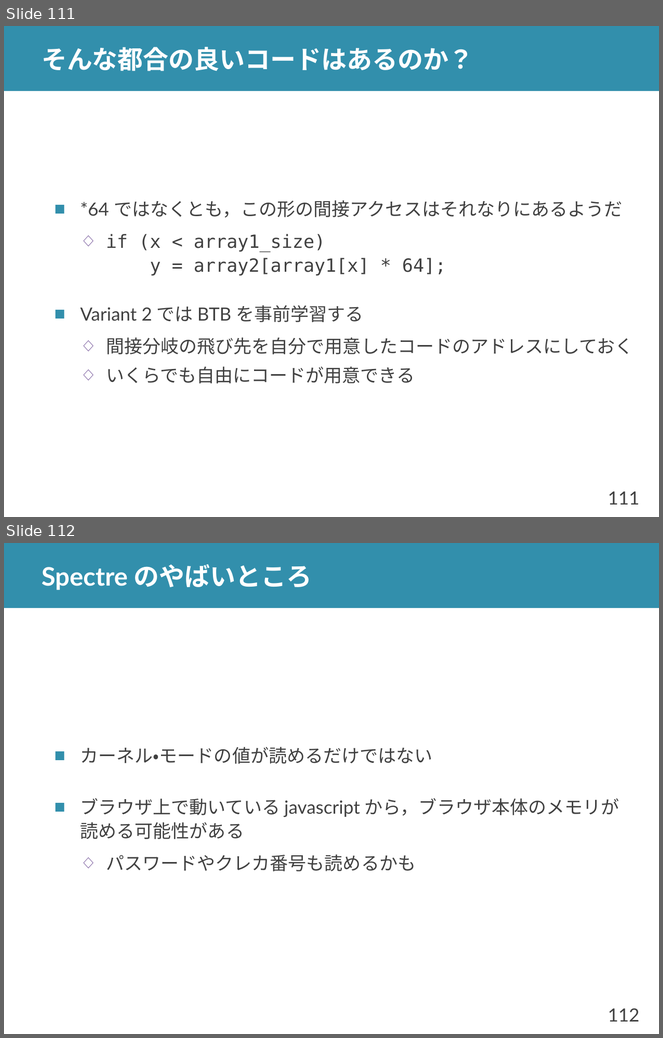
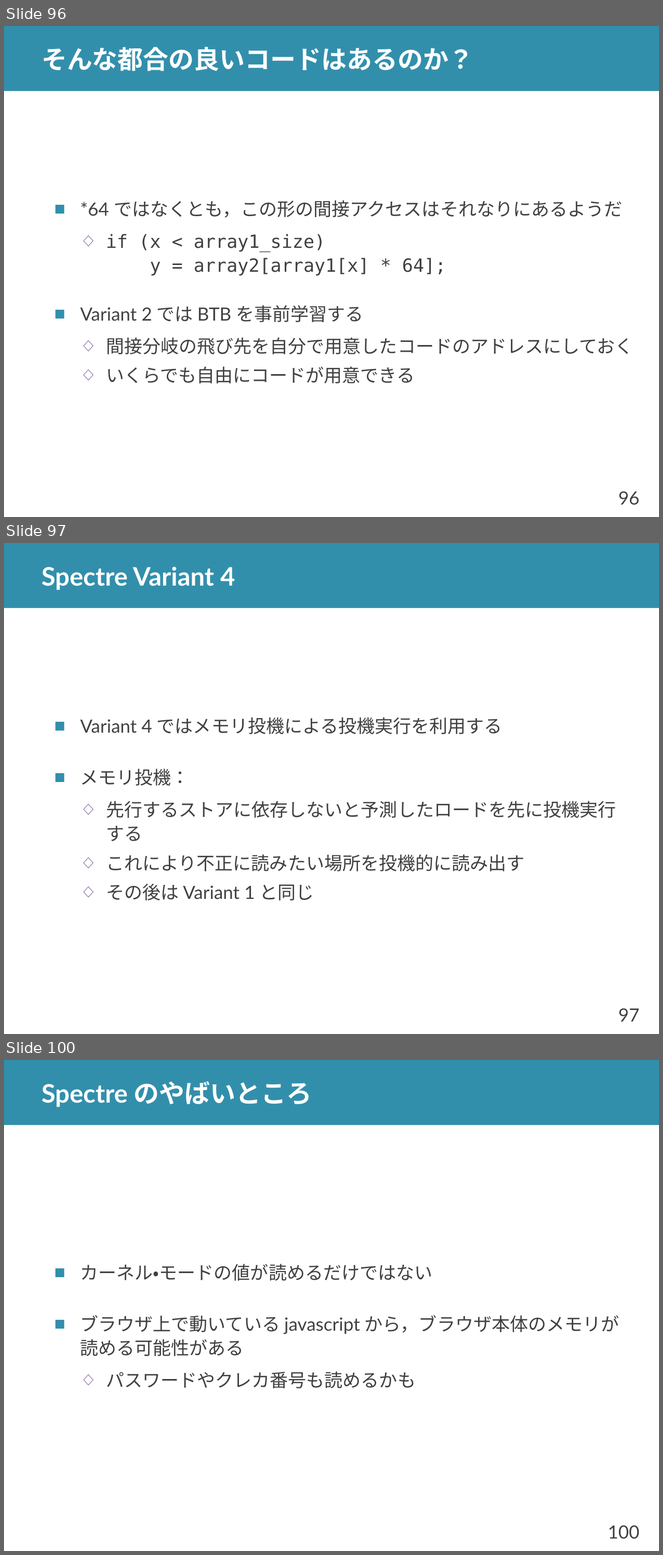
Before and after one commit to shioyadan/advanced-computer-organization, a slide deck: aco-shioya-13.pptx. Shown one above the other, each under a label of ours: slides 111 and 112 before the commit, slides 96, 97 and 100 after it; the slides between them are not shown. The pictures are 663x1038 and 663x1555 pixels, drawn with LibreOffice and Linux fonts; fonts in the diff are those of the drawing. Boxes give left, top, right and bottom in pixels: in the first picture for what was removed or moved away, otherwise in the second. Text is boxed around its words. In the diff, an @@ line names an element or a change of style, - is before the commit and + after.

```diff
--- a/aco-shioya-13.pptx
+++ b/aco-shioya-13.pptx
@@ slide 97 added at <box>4,543,659,1034</box>, background #FFFFFF; not listed: 2 template elements that a slide beside it also shows @@
@@ title added at <box>41,566,235,590</box>, 28 pt, text #FFFFFF, bold @@
+Spectre Variant 4
@@ text added at <box>80,717,617,901</box>, 20 pt, text #404040 @@
+■ Variant 4 ではメモリ投機による投機実行を利用する
+■ メモリ投機：
+  ◇ 先行するストアに依存しないと予測したロードを先に投機実行する
+  ◇ これにより不正に読みたい場所を投機的に読み出す
+  ◇ その後は Variant 1 と同じ
@@ what was slide 111 is now slide 96 @@
@@ page number at <box>619,491,640,505</box>: text changed @@
-111
+96
@@ what was slide 112 is now slide 100 @@
@@ page number at <box>608,1525,640,1539</box>: text changed @@
-112
+100
```
Also in this commit, not shown: 8 slides changed, 7 other slides added, 14 slides removed, 1 other file.
